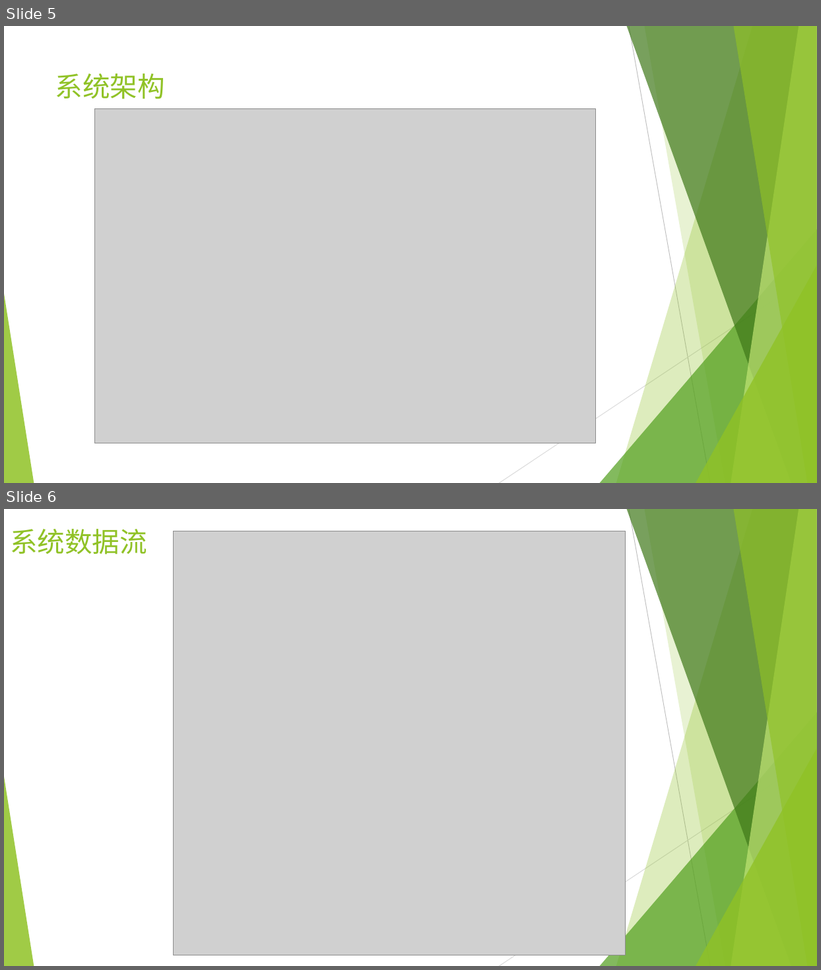
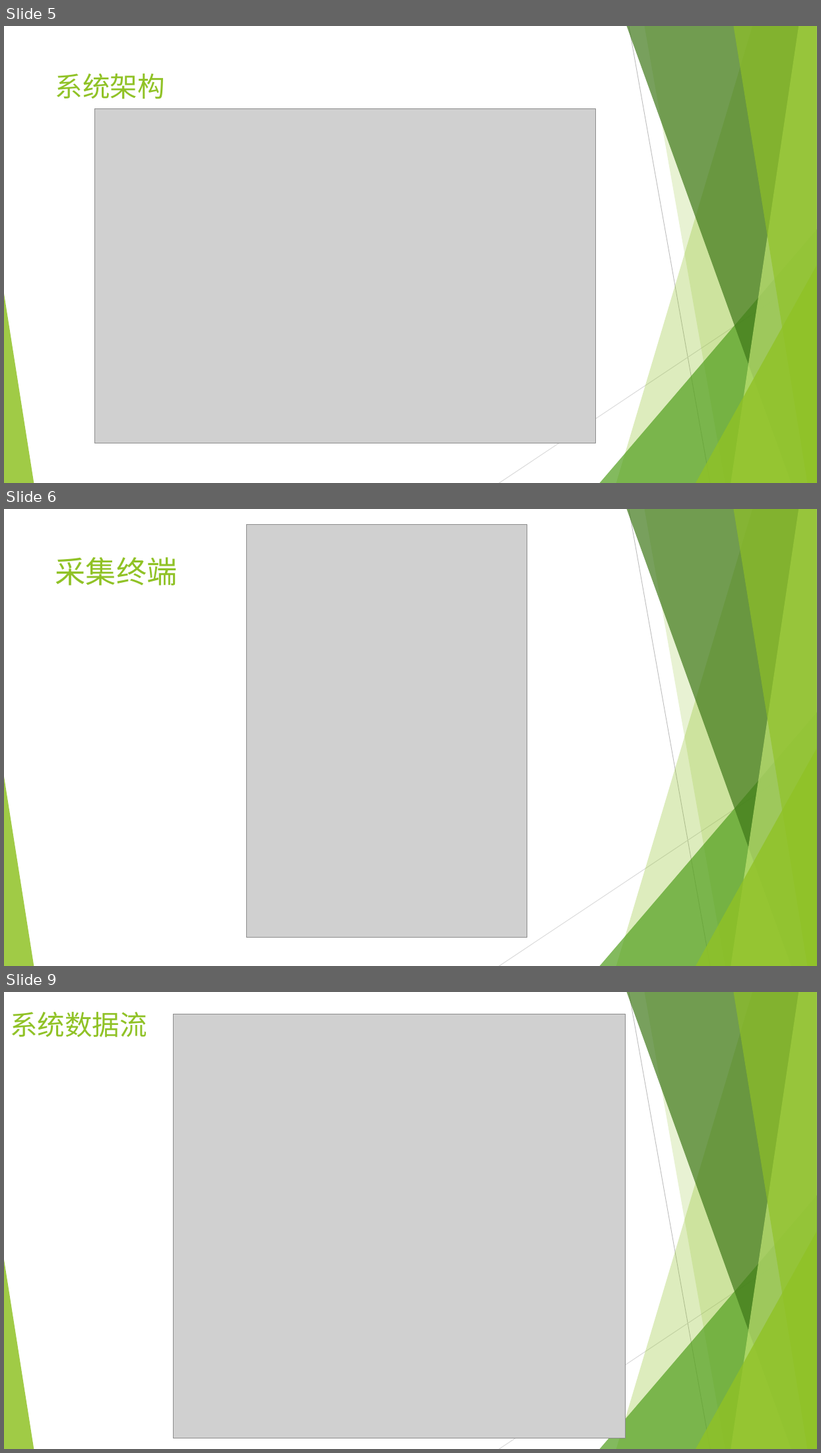
Before and after one commit to pangyongkun/graduate, a slide deck: 毕设答辩.pptx. Shown one above the other, each under a label of ours: slides 5 and 6 before the commit, slides 5, 6 and 9 after it; the slides between them are not shown. The pictures are 821x970 and 821x1453 pixels, drawn with LibreOffice and Linux fonts; fonts in the diff are those of the drawing; grey boxes stand for pictures. Boxes give left, top, right and bottom in pixels: in the first picture for what was removed or moved away, otherwise in the second. Text is boxed around its words. In the diff, an @@ line names an element or a change of style, - is before the commit and + after.

```diff
--- a/毕设答辩.pptx
+++ b/毕设答辩.pptx
@@ slide 6 added at (4, 509, 817, 966), background #FFFFFF; not listed: 10 template elements that a slide beside it also shows @@
@@ picture added at (247, 524, 528, 938) @@
@@ title added at (55, 557, 178, 586), 36 pt, text #90C226 @@
+采集终端
@@ what was slide 6 is now slide 9 @@
```
Also in this commit, not shown: 2 other slides added, 2 other files.
